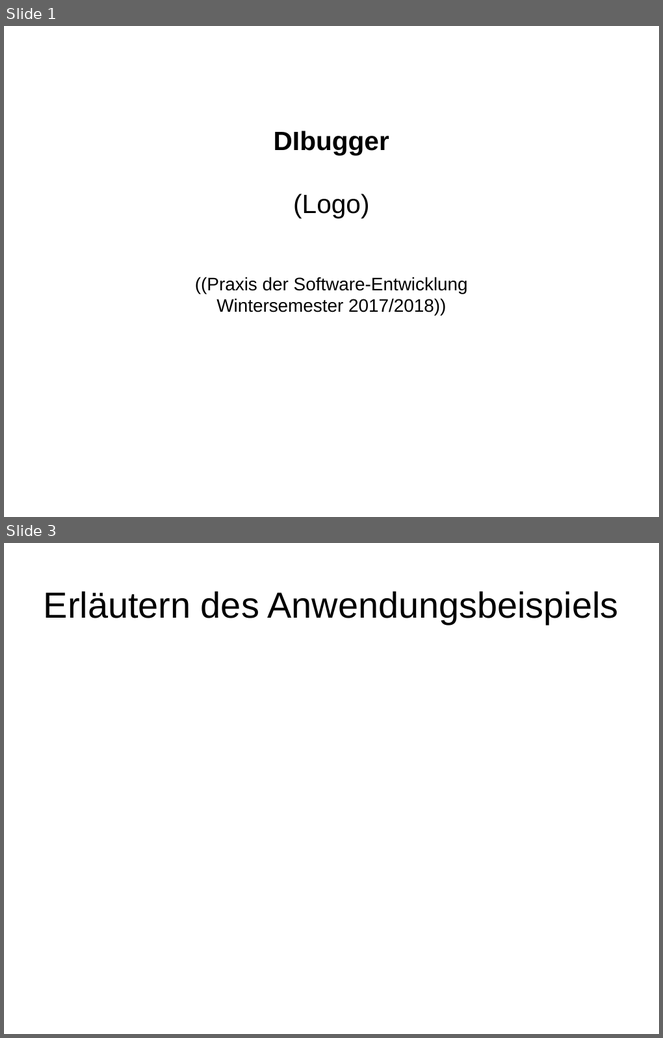
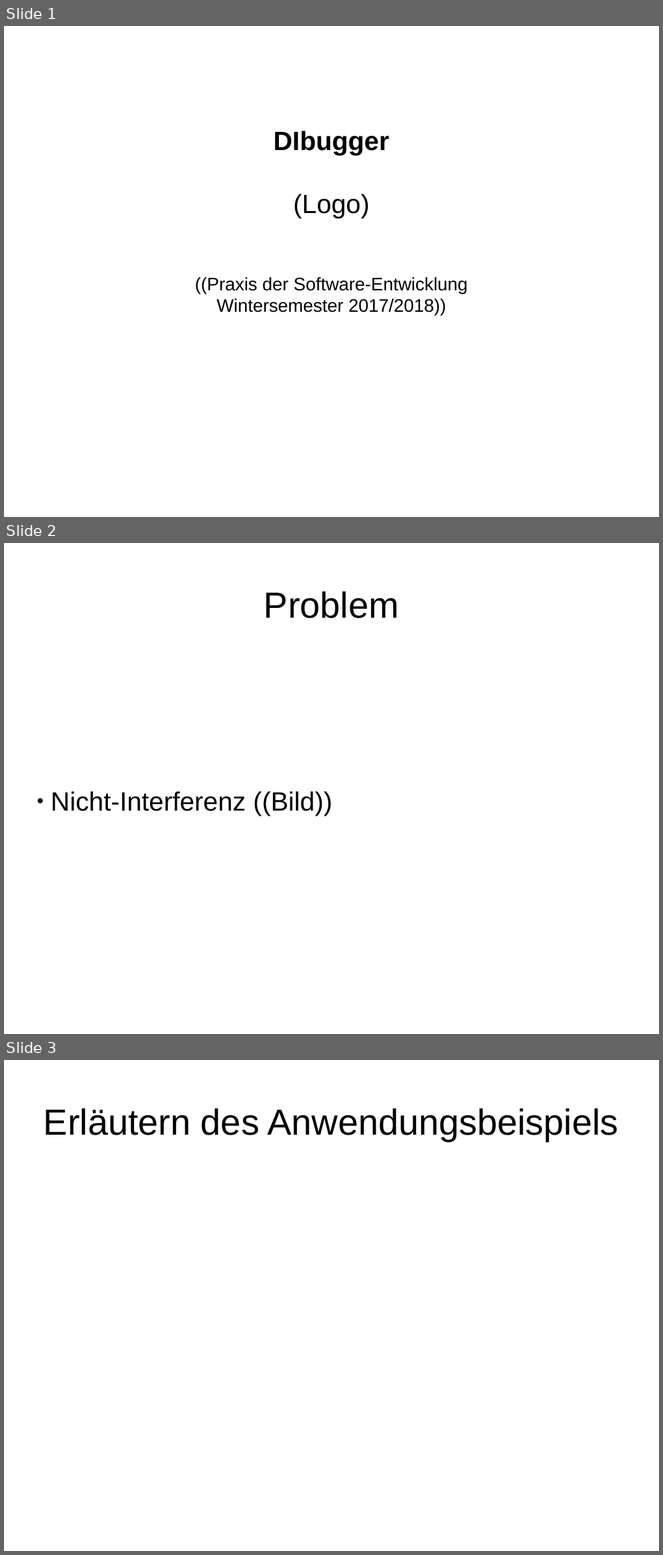
Before and after one commit to JoanaP1997/PSE, a slide deck: Abchlusspräsentation/Präsentationsskelett.odp. Shown one above the other, each under a label of ours: slides 1 and 3 before the commit, slides 1, 2 and 3 after it; the slides between them are not shown. The pictures are 663x1038 and 663x1555 pixels, drawn with LibreOffice and Linux fonts; fonts in the diff are those of the drawing. Boxes give left, top, right and bottom in pixels: in the first picture for what was removed or moved away, otherwise in the second. Text is boxed around its words. In the diff, an @@ line names an element or a change of style, - is before the commit and + after.

```diff
--- a/Abchlusspräsentation/Präsentationsskelett.odp
+++ b/Abchlusspräsentation/Präsentationsskelett.odp
@@ slide 2 added at [4, 543, 659, 1034], background #FFFFFF @@
@@ title added at [264, 591, 399, 618], 44 pt, text #000000 @@
+Problem
@@ subtitle added at [51, 791, 332, 816], 32 pt, text #000000 @@
+● Nicht-Interferenz ((Bild))
```
Also in this commit, not shown: 3 slides changed, 3 other slides added, 1 other file.
